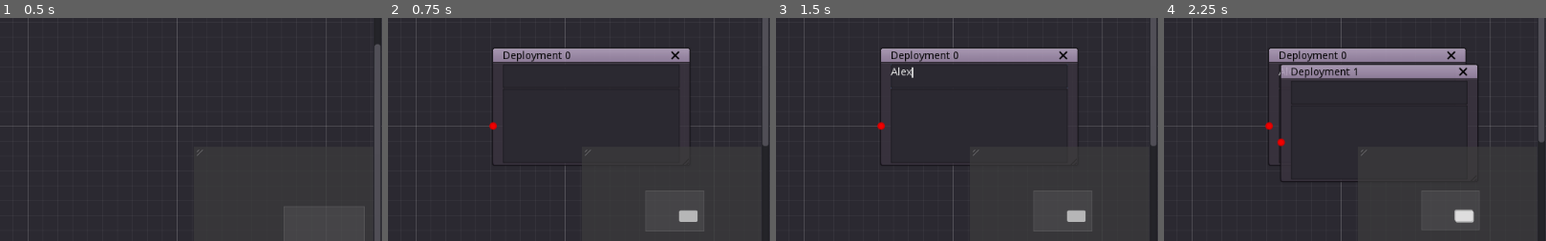
Above: before the commit, frames 1-4 (left to right).
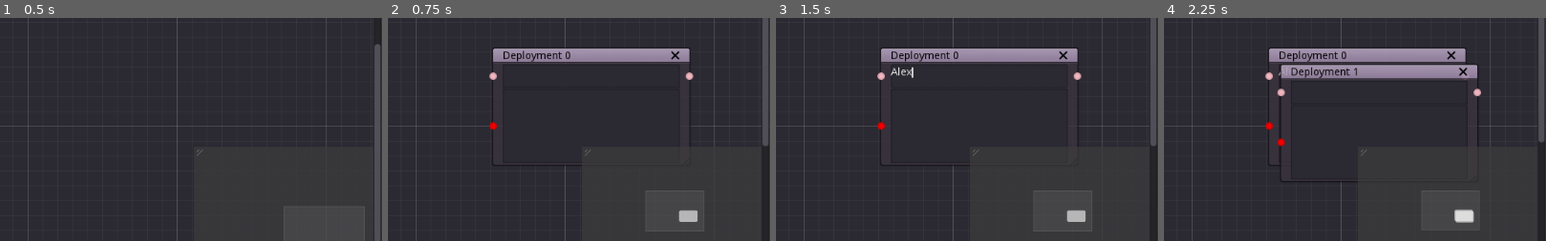
Above: after the commit, the same moments.

Repository: andrebq/FlowView
Game: Godot game, scene res://MainView.tscn
Two runs of this game, one before a commit and one after it. Both use one fixed random seed, a clock stepped at 60 frames per second and the inputs below.
Inputs (mouse positions are % of the whole screen's width and height, from its top left):
- Up to frame 1 (0.5 s): no input
- Up to frame 2 (0.75 s): click "New Deployment" at 0.5 s
- Up to frame 3 (1.5 s): click (77, 56) at 1.27 s; type "Alex" at 1.35 s
- Up to frame 4 (2.25 s): click "New Deployment" at 2 s
The pictures show only the part of the screen within x 50-100%, y 43-93%; the shares and areas given below are measured in that part.

Frame 1 is identical in both runs. In frame 2, 0.1% of the frame differs, in the area x 26-80%, y 24-28%; in frame 3, 0.1%; in frame 4, 0.2%, in the area x 26-83%, y 24-36%.

Commit message:
chore: make it interactive

Diff:
--- a/Deployment.gd
+++ b/Deployment.gd
@@ -3,12 +3,29 @@
 
 class_name Deployment
 
+var metadata: Dictionary = {}
+
+enum Slots {
+	NAME = 0
+	METADATA = 1
+}
+
 func _ready():
-	Connections.set_left_slot(self, 1, Connections.Types.METADATA)
+	Connections.set_both_slot(self, Slots.NAME, Connections.Types.TEXT, Connections.Types.TEXT)
+	Connections.set_left_slot(self, Slots.METADATA, Connections.Types.METADATA)
+
+func update_slot_data(from, from_slot, to_slot, value):
+	if to_slot == Slots.METADATA:
+		metadata = (value as Dictionary).duplicate(true)
+		_update_deployment()
 
 func _on_Block_resize_request(new_minsize: Vector2) -> void:
 	rect_size = new_minsize
 
-
 func _on_Block_close_request() -> void:
 	queue_free()
+
+func _update_deployment() -> void:
+	$Metadata.clear()
+	for k in metadata:
+		$Metadata.add_item(k + ': ' + metadata[k])
--- a/Deployment.tscn
+++ b/Deployment.tscn
@@ -15,12 +15,12 @@
 slot/0/right_enabled = false
 slot/0/right_type = 0
 slot/0/right_color = Color( 1, 1, 1, 1 )
-slot/1/left_enabled = false
-slot/1/left_type = 0
-slot/1/left_color = Color( 1, 1, 1, 1 )
+slot/1/left_enabled = true
+slot/1/left_type = 1
+slot/1/left_color = Color( 1, 0, 0, 1 )
 slot/1/right_enabled = false
-slot/1/right_type = 0
-slot/1/right_color = Color( 1, 1, 1, 1 )
+slot/1/right_type = -1
+slot/1/right_color = Color( 0, 0, 0, 1 )
 script = ExtResource( 1 )
 __meta__ = {
 "_edit_use_anchors_": false
@@ -33,7 +33,7 @@
 margin_bottom = 56.0
 rect_min_size = Vector2( 0, 32 )
 
-[node name="ItemList" type="ItemList" parent="."]
+[node name="Metadata" type="ItemList" parent="."]
 margin_left = 16.0
 margin_top = 57.0
 margin_right = 253.0
--- a/K8STemplate.gd
+++ b/K8STemplate.gd
@@ -12,13 +12,20 @@
 	var node = get_node(from)
 	if node is KeyValuePair:
 		node.connect("keypair_change", self, "_on_keypair_change", [from, from_slot, to, to_slot])
+	elif node is Metadata:
+		node.connect("metadata_change", self, "_on_metadata_change", [from, from_slot, to, to_slot])
 
 func _on_keypair_change(key, value, from, from_slot, to, to_slot) -> void:
 	var node = get_node(to)
-	if node.has_method("new_input"):
-		node.new_input(get_node(from), from_slot, to_slot, [key, value])
-	else:
-		print("connected node does not handle new_input")
+	_notify_slot_data(node, from, from_slot, to_slot, [key, value])
+
+func _on_metadata_change(items, from, from_slot, to, to_slot) -> void:
+	var node = get_node(to)
+	_notify_slot_data(node, from, from_slot, to_slot, items)
+
+func _notify_slot_data(node, from, from_slot, to_slot, value_arr) -> void:
+	if node.has_method("update_slot_data"):
+		node.update_slot_data(from, from_slot, to_slot, value_arr)
 
 func _on_K8STemplate_disconnection_request(from: String, from_slot: int, to: String, to_slot: int) -> void:
 	self.disconnect_node(from, from_slot, to, to_slot)
--- a/Metadata.gd
+++ b/Metadata.gd
@@ -3,15 +3,50 @@
 
 class_name Metadata
 
+var data:Dictionary = {}
+var old_hash:int
+
+signal metadata_change(items)
+
 # Called when the node enters the scene tree for the first time.
 func _ready() -> void:
 	Connections.set_both_slot(self, 0, Connections.Types.KEY_VALUE,
 		Connections.Types.METADATA)
+	old_hash = data.hash()
 
 func _on_Control_close_request() -> void:
 	queue_free()
 
-
 func _on_Control_resize_request(new_minsize: Vector2) -> void:
 	new_minsize.y = rect_size.y
 	rect_size = new_minsize
+
+func update_slot_data(from, from_slot, to_slot, values) -> void:
+	if to_slot == 0:
+		_process_kv_update(from, from_slot, to_slot, values)
+
+func _update_values() -> void:
+	var nhash = data.hash()
+	if nhash == old_hash:
+		return
+	old_hash = nhash
+	var items = {}
+	$Items.clear()
+	for k in data:
+		$Items.add_item(_render_kv_pair(data[k]))
+		items[data[k][0]] = data[k][1]
+	emit_signal("metadata_change", items)
+
+func _render_kv_pair(pair) -> String:
+	return pair[0] + ': ' + pair[1]
+
+func _compute_slot_data_key(from, from_slot, to_slot) -> String:
+	return from + ':' + str(from_slot) + ':' + str(to_slot)
+
+func _process_kv_update(from, from_slot, to_slot, values) -> void:
+	var data_key = _compute_slot_data_key(from, from_slot, to_slot)
+	if len(values) != 2 or len(values[0]) == 0 or len(values[1]) == 0:
+		data.erase(data_key)
+	else:
+		data[_compute_slot_data_key(from, from_slot, to_slot)] = values
+	_update_values()
--- a/Metadata.tscn
+++ b/Metadata.tscn
@@ -25,6 +25,5 @@
 margin_right = 249.0
 margin_bottom = 152.0
 rect_min_size = Vector2( 0, 128 )
-max_columns = 2
 [connection signal="close_request" from="." to="." method="_on_Control_close_request"]
 [connection signal="resize_request" from="." to="." method="_on_Control_resize_request"]
